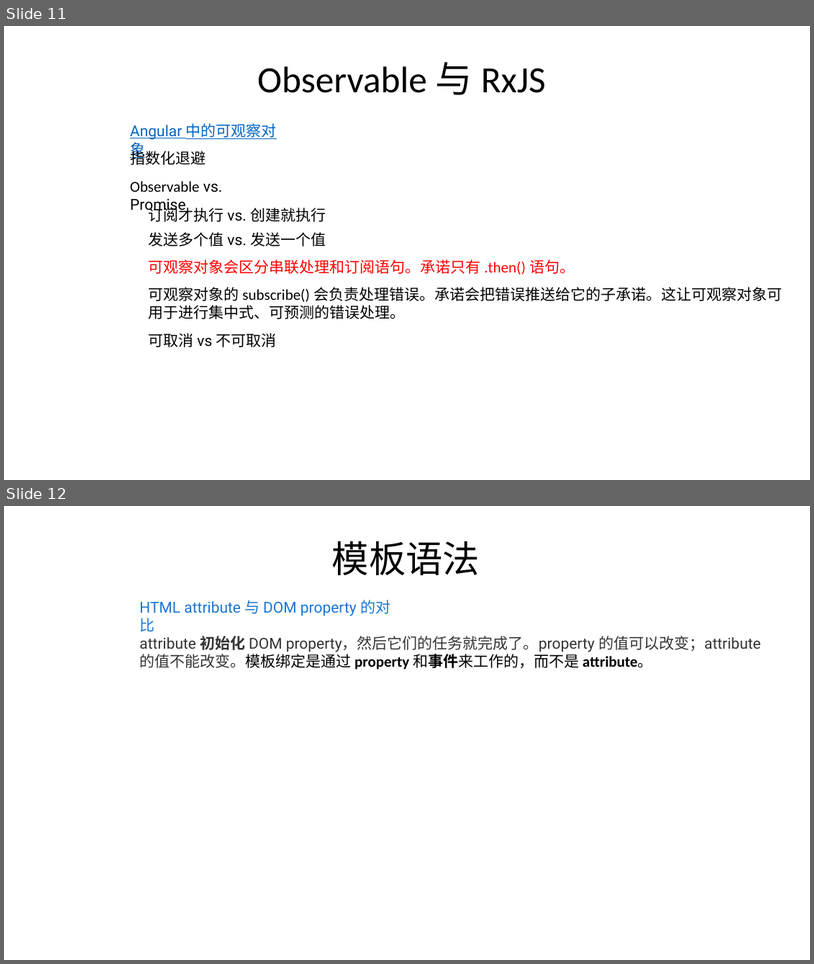
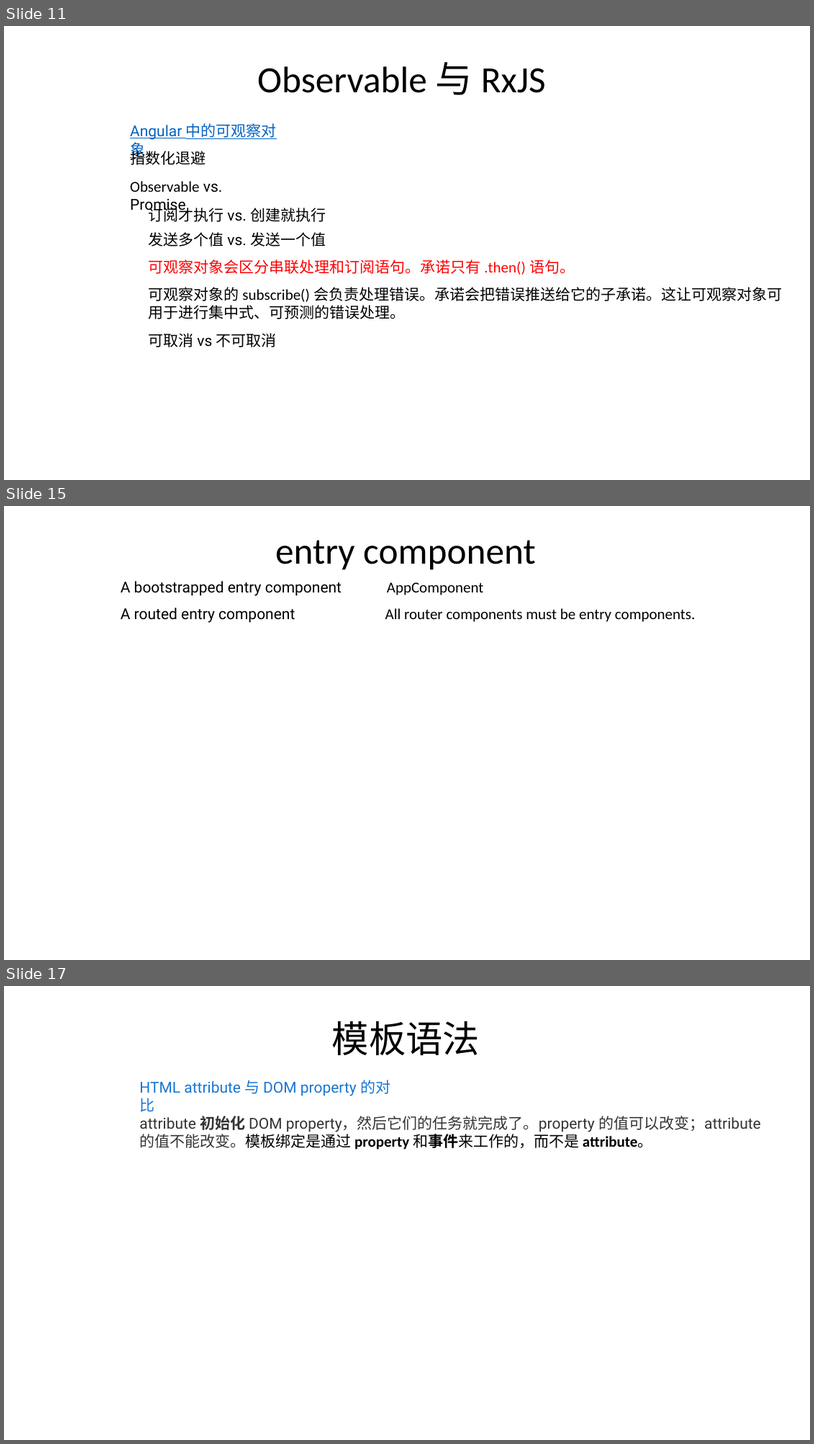
Before and after one commit to FredJiangFei/AngularDemo, a slide deck: Documents/angular.pptx. Shown one above the other, each under a label of ours: slides 11 and 12 before the commit, slides 11, 15 and 17 after it; the slides between them are not shown. The pictures are 814x964 and 814x1444 pixels, drawn with LibreOffice and Linux fonts; fonts in the diff are those of the drawing. Boxes give left, top, right and bottom in pixels: in the first picture for what was removed or moved away, otherwise in the second. Text is boxed around its words. In the diff, an @@ line names an element or a change of style, - is before the commit and + after.

```diff
--- a/Documents/angular.pptx
+++ b/Documents/angular.pptx
@@ slide 15 added at bbox=[4, 506, 810, 960], background #FFFFFF @@
@@ text added at bbox=[275, 540, 535, 570], 44 pt, text #000000 @@
+entry component
@@ text added at bbox=[121, 581, 484, 596], 18 pt, text #000000 @@
+A bootstrapped entry component AppComponent
@@ text added at bbox=[121, 608, 695, 623], 18 pt, text #000000 @@
+A routed entry component All router components must be entry components.
@@ what was slide 12 is now slide 17 @@
```
Also in this commit, not shown: 4 other slides added.
